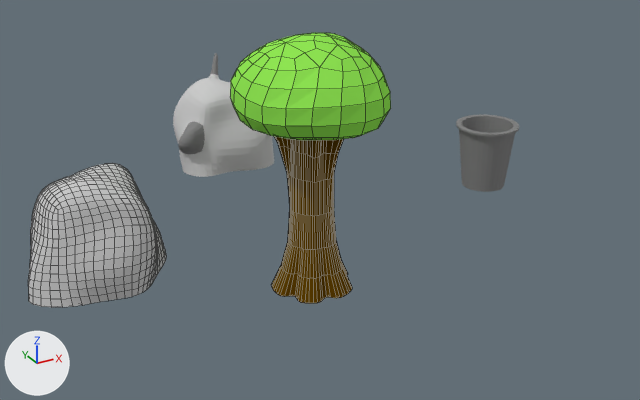
Renders of the Blender file GlobalGameJam2019/Assets/Art/Models/Blend Files/Objects.blend from each side of a commit.
Both versions are drawn from a 50 mm lens placed at (-8.89, -16.53, 7.91), pointed at (-0.02, -0.39, -0.16). Every picture has the same lights, and +X, +Y and +Z are marked at lower left. Mesh edges are drawn as thin lines on the coarser meshes.

Names of what the first picture shows: 'Ore', 'Rock', 'Trash', 'Tree'.
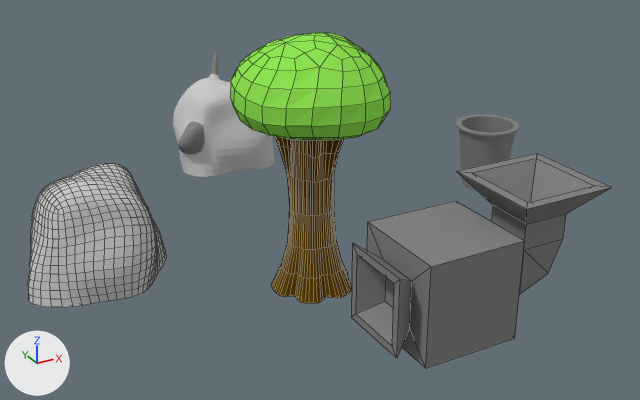
Commit message: Added crafting model
Added model for crafting station.

Diff of the bpy script that builds the scene:
```diff
--- a/GlobalGameJam2019/Assets/Art/Models/Blend Files/Objects.blend.py
+++ b/GlobalGameJam2019/Assets/Art/Models/Blend Files/Objects.blend.py
@@ me_crafting_station @@
+me_crafting_station.from_pydata(...)  # 52 vertices, 52 faces; spans x -1.46..2.97, y -1.0..1.62, z -1.01..1.01
+me_crafting_station.materials.append(mat_metal)  # grey #848484
@@ ob_crafting_station @@
+ob_crafting_station = bpy.data.objects.new('Crafting Station', me_crafting_station)
+ob_crafting_station.location = (0.0, -5.0, 0.0)
+ob_crafting_station.rotation_euler = (1.571, 0.0, 0.0)  # degrees (90, 0, 0)
```

Where the change shows, as pixel boxes [x1, y1, x2, y2] in the pictures (640 x 400 px):
'Crafting Station', added: after [351, 153, 612, 368]
